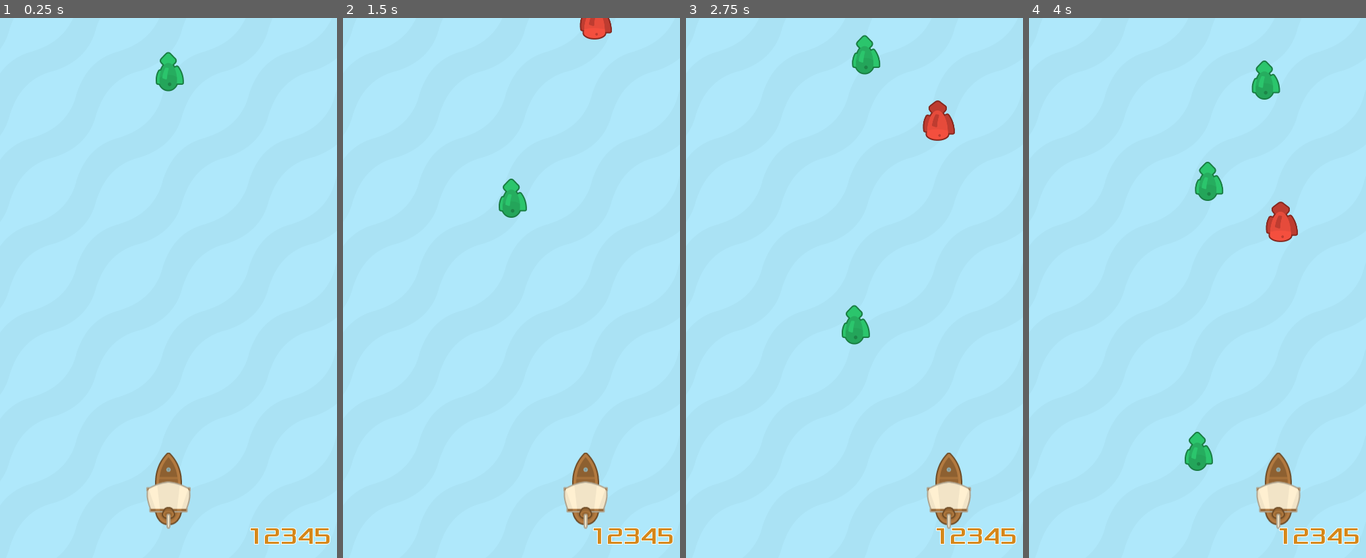
Above: before the commit, frames 1-4 (left to right).
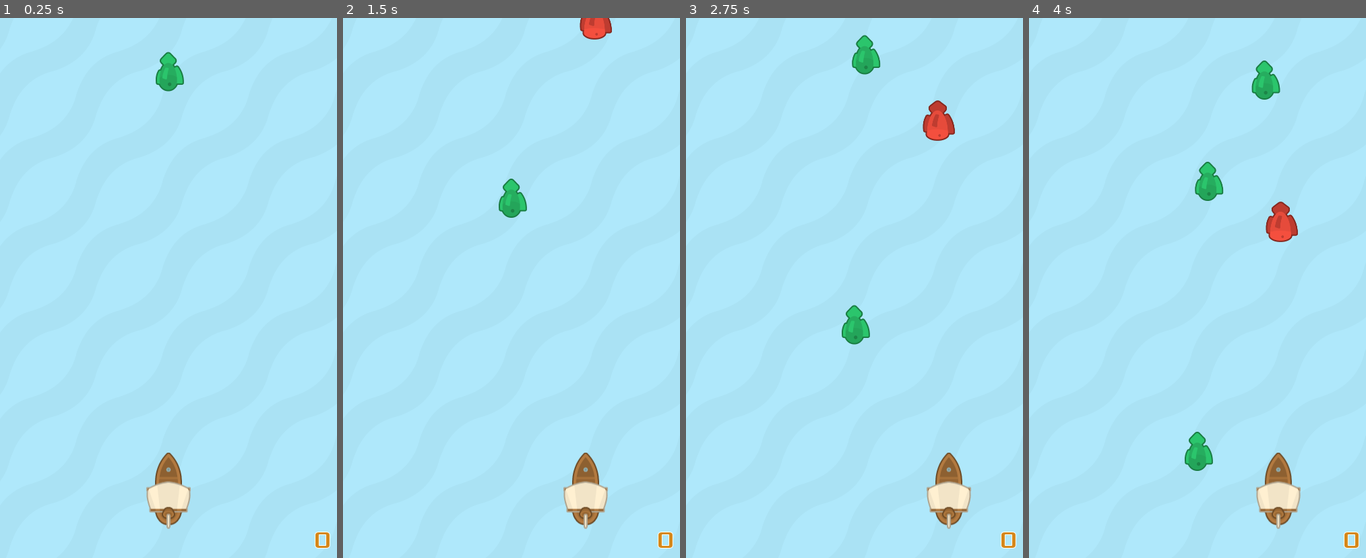
Above: after the commit, the same moments.

Repository: mwa/seaworthy
Game: Godot game, scene res://scenes/Sea.tscn
Two runs of this game, one before a commit and one after it. Both use one fixed random seed, a clock stepped at 60 frames per second and the inputs below.
Inputs:
- Up to frame 1 (0.25 s): no input
- Up to frame 2 (1.5 s): hold Right (ui_right) 0.53-1.28 s; hold Left (ui_left) from 1.28 s (still down)
- Up to frame 3 (2.75 s): release Left (ui_left) at 2.03 s; hold Right (ui_right) from 2.03 s (still down)
- Up to frame 4 (4 s): release Right (ui_right) at 3.53 s; hold Left (ui_left) from 3.53 s (still down)

The runs differ from the first frame. In frame 1, 0.5% of the frame differs, in the area x 74-98%, y 94-99%; in frame 2, 0.5%; in frame 3, 0.5%; in frame 4, 0.5%.

Commit message:
Count fishes catched

Diff:
--- a/scenes/Sea.tscn
+++ b/scenes/Sea.tscn
@@ -1,18 +1,16 @@
-[gd_scene load_steps=7 format=2]
+[gd_scene load_steps=9 format=2]
 
 [ext_resource path="res://scripts/Sea.gd" type="Script" id=1]
 [ext_resource path="res://assets/img/water.png" type="Texture" id=2]
-[ext_resource path="res://fonts/Xolonium-Regular.ttf" type="DynamicFontData" id=3]
-[ext_resource path="res://scenes/Fish.tscn" type="PackedScene" id=4]
-[ext_resource path="res://scenes/PlayerShip.tscn" type="PackedScene" id=5]
+[ext_resource path="res://scripts/HUD.gd" type="Script" id=3]
+[ext_resource path="res://fonts/Xolonium-Regular.ttf" type="DynamicFontData" id=4]
+[ext_resource path="res://scenes/Fish.tscn" type="PackedScene" id=5]
+[ext_resource path="res://scenes/PlayerShip.tscn" type="PackedScene" id=6]
 
 [sub_resource type="DynamicFont" id=1]
 size = 35
 outline_size = 1
-font_data = ExtResource( 3 )
-
-[sub_resource type="RectangleShape2D" id=1]
-extents = Vector2( 20, 100 )
+font_data = ExtResource( 4 )
 
 [sub_resource type="RectangleShape2D" id=2]
 extents = Vector2( 20, 100 )
@@ -30,12 +28,13 @@
 }
 
 [node name="HUD" type="CanvasLayer" parent="."]
+script = ExtResource( 3 )
 
 [node name="ScoreLabel" type="Label" parent="HUD"]
 margin_left = 366.0
-margin_top = 746.0
+margin_top = 752.0
 margin_right = 491.0
-margin_bottom = 791.0
+margin_bottom = 797.0
 custom_fonts/font = SubResource( 1 )
 custom_colors/font_color = Color( 0.839216, 0.533333, 0.101961, 1 )
 custom_colors/font_outline_modulate = Color( 1, 1, 1, 1 )
@@ -44,20 +43,20 @@
 
 [node name="Fishes" type="Node2D" parent="."]
 
-[node name="Fish" parent="Fishes" instance=ExtResource( 4 )]
+[node name="Fish" parent="Fishes" instance=ExtResource( 5 )]
 position = Vector2( 250, 50 )
 
-[node name="PlayerShip" parent="." instance=ExtResource( 5 )]
+[node name="PlayerShip" parent="." instance=ExtResource( 6 )]
 position = Vector2( 250, 700 )
 
 [node name="SideBorders" type="StaticBody2D" parent="."]
 position = Vector2( 0, 700 )
 
 [node name="BorderLeft" type="CollisionShape2D" parent="SideBorders"]
-shape = SubResource( 1 )
 
 [node name="BorderRight" type="CollisionShape2D" parent="SideBorders"]
 position = Vector2( 500, 0 )
 shape = SubResource( 2 )
 
 [node name="Timer" type="Timer" parent="."]
+[connection signal="change_score" from="PlayerShip" to="." method="_on_PlayerShip_change_score"]
--- /dev/null
+++ b/scripts/HUD.gd
@@ -0,0 +1,8 @@
+extends CanvasLayer
+
+# Called when the node enters the scene tree for the first time.
+func _ready():
+	pass # Replace with function body.
+
+func update_score(score):
+    $ScoreLabel.text = str(score)
--- a/scripts/PlayerShip.gd
+++ b/scripts/PlayerShip.gd
@@ -1,5 +1,6 @@
 extends KinematicBody2D
 
+signal change_score(points)
 
 var speed = 200  # speed in pixels/s
 var velocity = Vector2.ZERO
@@ -30,6 +31,8 @@
 # handle collision with fish
 func on_fish_touched():
 	$PickupSound.play()
+	emit_signal("change_score", 1)
 
 func on_bad_fish_caught():
 	$HitSound.play()
+	emit_signal("change_score", -10)
--- a/scripts/Sea.gd
+++ b/scripts/Sea.gd
@@ -1,5 +1,6 @@
 extends Node2D
 
+var score
 
 var Fish = load("res://scenes/Fish.tscn")
 var BadFish = load("res://scenes/BadFish.tscn")
@@ -7,10 +8,19 @@
 
 # Called when the node enters the scene tree for the first time.
 func _ready():
+	randomize()
+	new_game()
+
+func new_game():
+	score = 0
+	_on_PlayerShip_change_score(0)
 	# spawn a fish every timeout
 	$Timer.connect("timeout", self, "spawn_fish")
 	$Timer.start()
 
+func _on_PlayerShip_change_score(points):
+	score += points
+	$HUD.update_score(score)
 
 # spawn a fish at a random position at the top
 func spawn_fish():
